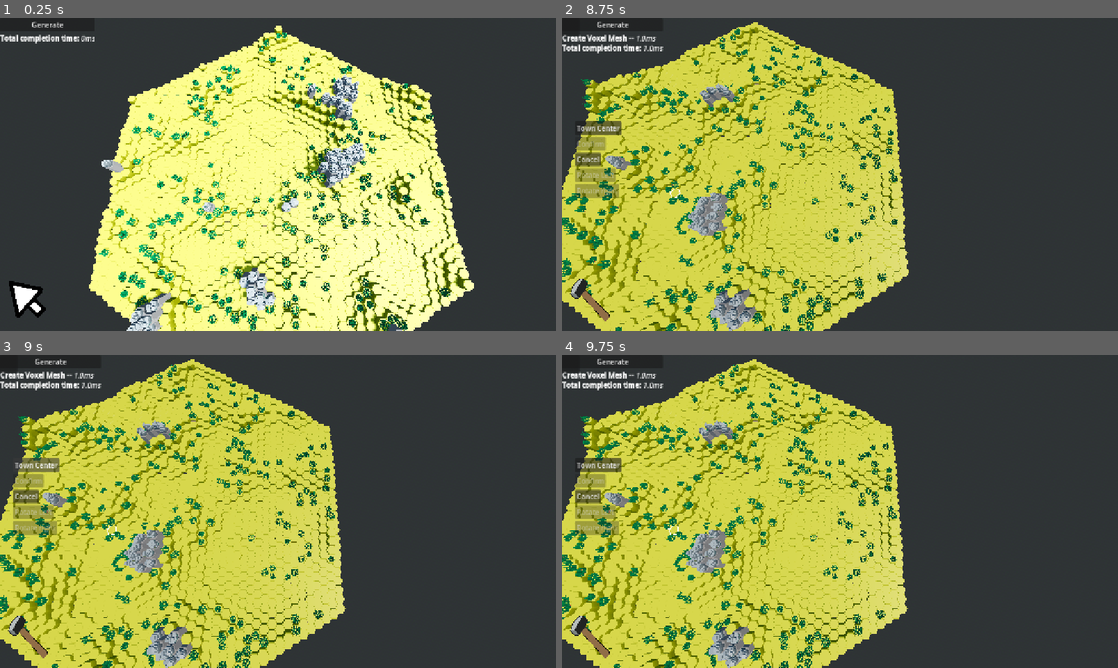
Above: before the commit, frames 1-4 (two rows, left to right).
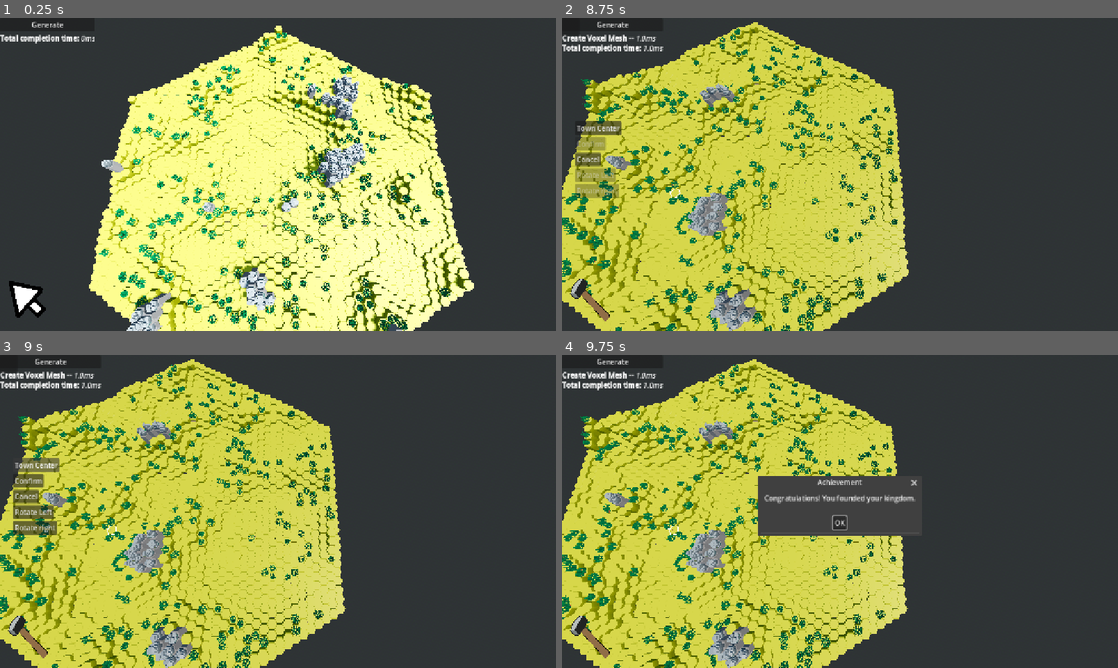
Above: after the commit, the same moments.

Repository: forzinkahd/HexaKingdomGameRepo
Game: Godot game, scene res://Scenes/GameScene.tscn
Same seed, same stepped clock (60 frames per second), same inputs: the game is played once before the commit and once after it.
Inputs (mouse positions are in pixels of both pictures, inside the frame that each line leads up to):
- Up to frame 1 (0.25 s): no input
- Up to frame 2 (8.75 s): click "Generate" at 0.5 s; tap Enter at 1.25 s; move the mouse to (962, 158) at 1.27 s; hold D (MoveRight) 1.28-2.03 s; tap 2 (Build) at 1.35, 2.1, 3.05, 3.8, 4.55, 5.1, 5.85, 6.8, 7.55, 8.3 s; click (962, 158) at 1.42 s; move the mouse to (728, 190) at 2.02 s; hold S (MoveBackwards) 2.03-2.78 s; move the mouse to (895, 105) at 2.77 s; hold D (MoveRight) 2.78-3.53 s; hold Q (RotateCameraLeft) 2.78-3.53 s; move the mouse to (812, 237) at 3.52 s; hold W (MoveForward) 3.53-4.28 s; tap E (RotateCameraRight) at 3.6 s; click (812, 237) at 3.67 s; move the mouse to (1006, 221) at 4.27 s; hold A (MoveLeft) 4.28-5.78 s; tap 1 (Select) at 4.35, 8.1 s; move the mouse to (673, 127) at 5.02 s; move the mouse to (867, 174) at 5.77 s; hold S (MoveBackwards) 5.78-6.53 s; click (867, 174) at 5.92 s; move the mouse to (756, 96) at 6.52 s; hold D (MoveRight) 6.53-7.28 s; tap Q (RotateCameraLeft) at 6.6 s; move the mouse to (962, 158) at 7.27 s; hold W (MoveForward) 7.28-8.03 s; hold E (RotateCameraRight) 7.28-8.03 s; move the mouse to (728, 190) at 8.02 s; hold D (MoveRight) from 8.03 s (still down); click (728, 190) at 8.17 s
- Up to frame 3 (9 s): release D (MoveRight) at 8.75 s; click "Town Center" at 8.75 s
- Up to frame 4 (9.75 s): click (589, 480) at 9.5 s, where only the run after the commit has a clickable "Confirm"

Frames 1-2 are identical in both runs. In frame 3, 0.8% of the frame differs, in the area x 2-20%, y 38-58%; in frame 4, 6.4%, in the area x 0-65%, y 5-58%.

Commit message:
Finished reworking building placement
now data driven, future integration much easier

Diff:
--- /dev/null
+++ b/Resources/building_definition.gd
@@ -0,0 +1,6 @@
+extends Resource
+class_name BuildingDefinition
+
+@export var id: StringName
+@export var scene: PackedScene
+@export var unique: bool = false
--- a/Scenes/GameScene.tscn
+++ b/Scenes/GameScene.tscn
@@ -16,9 +16,10 @@
 [ext_resource type="PackedScene" path="res://scenes/Cursors/unit_cursor.tscn" id="11_w22tq"]
 [ext_resource type="Script" uid="uid://d1hyrsiry3aym" path="res://scripts/interaction.gd" id="12_tt8b8"]
 [ext_resource type="Texture2D" uid="uid://c043hv351ffiv" path="res://Assets/selectsprite.png" id="13_w22tq"]
-[ext_resource type="PackedScene" uid="uid://ht15kmkvhv1k" path="res://Scenes/Kingdom/Buildings/obj_blue_banner.tscn" id="16_ry528"]
 [ext_resource type="Material" uid="uid://ua40iqp1j8ef" path="res://Assets/Materials/Shaders/ghost_preview.tres" id="17_yhlfj"]
 [ext_resource type="Script" uid="uid://3wh2c30ur4pn" path="res://scripts/WorldGen/building_placer.gd" id="18_gipt1"]
+[ext_resource type="Script" uid="uid://kcjwafuybtl5" path="res://Resources/building_definition.gd" id="19_v7xhk"]
+[ext_resource type="Resource" uid="uid://bispph7vljlug" path="res://Scenes/Kingdom/Buildings/blue_banner_tc.tres" id="20_wukv0"]
 
 [sub_resource type="CameraAttributesPractical" id="CameraAttributesPractical_1lvu4"]
 dof_blur_far_enabled = true
@@ -99,14 +100,13 @@
 p_finder = NodePath("../Pathfinder")
 selection_indicator = NodePath("../../Control/TextureRect")
 placed_objects_root = NodePath("../../PlacedObjects")
-town_center_banner_scene = ExtResource("16_ry528")
 ghost_material = ExtResource("17_yhlfj")
 building_placer = NodePath("../BuildingPlacer")
 
 [node name="BuildingPlacer" type="Node" parent="Builder" unique_id=1643215593 node_paths=PackedStringArray("placed_root")]
 script = ExtResource("18_gipt1")
 placed_root = NodePath("../../PlacedObjects")
-town_center_scene = ExtResource("16_ry528")
+buildings = Array[ExtResource("19_v7xhk")]([ExtResource("20_wukv0")])
 
 [node name="Control" type="Control" parent="." unique_id=1520664124]
 layout_mode = 3
--- /dev/null
+++ b/Scenes/Kingdom/Buildings/blue_banner_tc.tres
@@ -0,0 +1,11 @@
+[gd_resource type="Resource" script_class="BuildingDefinition" format=3 uid="uid://bispph7vljlug"]
+
+[ext_resource type="Script" uid="uid://kcjwafuybtl5" path="res://Resources/building_definition.gd" id="1_4arlo"]
+[ext_resource type="PackedScene" uid="uid://ht15kmkvhv1k" path="res://Scenes/Kingdom/Buildings/obj_blue_banner.tscn" id="1_ur424"]
+
+[resource]
+script = ExtResource("1_4arlo")
+id = &"town_center"
+scene = ExtResource("1_ur424")
+unique = true
+metadata/_custom_type_script = "uid://kcjwafuybtl5"
--- a/scripts/WorldGen/building_placer.gd
+++ b/scripts/WorldGen/building_placer.gd
@@ -2,32 +2,25 @@
 class_name BuildingPlacer
 
 @export var placed_root: Node3D
-@export var town_center_scene: PackedScene
-
-const ID_TOWN_CENTER := &"town_center"
+@export var buildings: Array[BuildingDefinition] = []
 
 
-@export var building_scenes: Dictionary = {
-	&"town_center": null,
-	# later:
-	# &"builders_hut": preload("res://..."),
-	# &"house": preload("res://..."),
-}
-
-
-func get_scene(building_id: StringName) -> PackedScene:
-	var s: Variant = building_scenes.get(building_id)
-	return s as PackedScene
+func get_definition(id: StringName) -> BuildingDefinition:
+	for b in buildings:
+		if b != null and b.id == id:
+			return b
+	return null
 
 
 func can_place(building_id: StringName, v: Voxel) -> bool:
-	if v == null:
-		return false
-	if not v.can_place_building():
+	if v == null or not v.can_place_building():
 		return false
 
-	# uniqueness
-	if building_id == ID_TOWN_CENTER and WorldMap.has_town_center():
+	var def := get_definition(building_id)
+	if def == null or def.scene == null:
+		return false
+
+	if def.unique and WorldMap.has_town_center():
 		return false
 
 	return true
@@ -37,36 +30,27 @@
 	if not can_place(building_id, v):
 		return null
 
-	var scene := _scene_for(building_id)
-	if scene == null:
-		return null
+	var def := get_definition(building_id)
 
-	var inst := scene.instantiate() as Node3D
-	inst.position = Vector3(v.world_position.x, _voxel_cap_y(v), v.world_position.z)
+	var inst := def.scene.instantiate() as Node3D
+	inst.position = Vector3(
+		v.world_position.x,
+		_voxel_cap_y(v),
+		v.world_position.z
+	)
 	inst.rotation.y = rotation_y
-
 	placed_root.add_child(inst)
 
-	# write voxel state
 	v.building_id = building_id
 	v.building_node = inst
 	v.placeable = false
 
-	# write global state
-	if building_id == ID_TOWN_CENTER:
+	if def.unique:
 		WorldMap.town_center_voxel = v
 		WorldMap.town_center_node = inst
 
 	return inst
 
 
-func _scene_for(building_id: StringName) -> PackedScene:
-	match building_id:
-		ID_TOWN_CENTER:
-			return town_center_scene
-		_:
-			return null
-
-
 func _voxel_cap_y(v: Voxel) -> float:
 	return float(v.height_units) * (WorldMap.world_settings.voxel_height * 0.5)
--- a/scripts/interaction.gd
+++ b/scripts/interaction.gd
@@ -21,7 +21,6 @@
 ###########################################################
 # setup for building HUD
 @export var placed_objects_root: Node3D
-@export var town_center_banner_scene: PackedScene  # your obj_blue_banner (final)
 @export var ghost_material: Material   # optional (override look)
 @export var building_placer: BuildingPlacer
 
@@ -46,7 +45,6 @@
 
 
 var active_building_id: StringName = &""			# replacing hardcoded scenes
-
 
 func init():
 	if initialized:
@@ -271,21 +269,19 @@
 		push_warning("No active building selected.")
 		return
 
-	var scene: PackedScene = building_placer.get_scene(active_building_id)
-	if scene == null:
-		push_warning("No scene registered for building_id: %s" % [active_building_id])
-		return
-
-	ghost = scene.instantiate() as Node3D
+	var def := building_placer.get_definition(active_building_id)
+	if def == null or def.scene == null:
+		push_warning("No BuildingDefinition/scene for building_id: %s" % [active_building_id])
+		return
+
+	ghost = def.scene.instantiate() as Node3D
 	ghost_voxel = v
 	ghost_yaw = 0.0
 
-	# place at tile center + cap height
 	var cap_y: float = _voxel_cap_y(v)
 	ghost.position = Vector3(v.world_position.x, cap_y, v.world_position.z)
 	ghost.rotation.y = ghost_yaw
 
-	# preview look
 	_make_node_transparent(ghost)
 
 	var root := _placed_root()
@@ -300,7 +296,6 @@
 	confirm_button.disabled = false
 	rotate_left_button.disabled = false
 	rotate_right_button.disabled = false
-
 
 
 func _rotate_ghost(dir: int) -> void:
@@ -340,26 +335,23 @@
 func _on_confirm_pressed() -> void:
 	if ghost == null or ghost_voxel == null:
 		return
-
 	if building_placer == null:
-		push_warning("BuildingPlacer not assigned.")
-		return
-
-	var v := ghost_voxel
-	var building_id: StringName = &"town_center" # since tool is town center
-
-	# Ask authority to place
-	var placed := building_placer.place(building_id, v, ghost_yaw)
+		return
+	if active_building_id == &"":
+		return
+
+	var placed := building_placer.place(active_building_id, ghost_voxel, ghost_yaw)
 	if placed == null:
-		push_warning("Cannot place building here.")
+		push_warning("Cannot place building.")
 		return
 
 	_cancel_ghost()
-	active_tool = build_tool.NONE
 	_set_build_panel_visible(false)
 
-	popup_founded.dialog_text = "Congratulations! You founded your kingdom."
-	popup_founded.popup_centered()
+	# if you want: popup only for town_center
+	if active_building_id == &"town_center":
+			popup_founded.dialog_text = "Congratulations! You founded your kingdom."
+			popup_founded.popup_centered()
 
 
 func _cancel_ghost() -> void:
Not shown, added: Resources/building_definition.gd.uid
